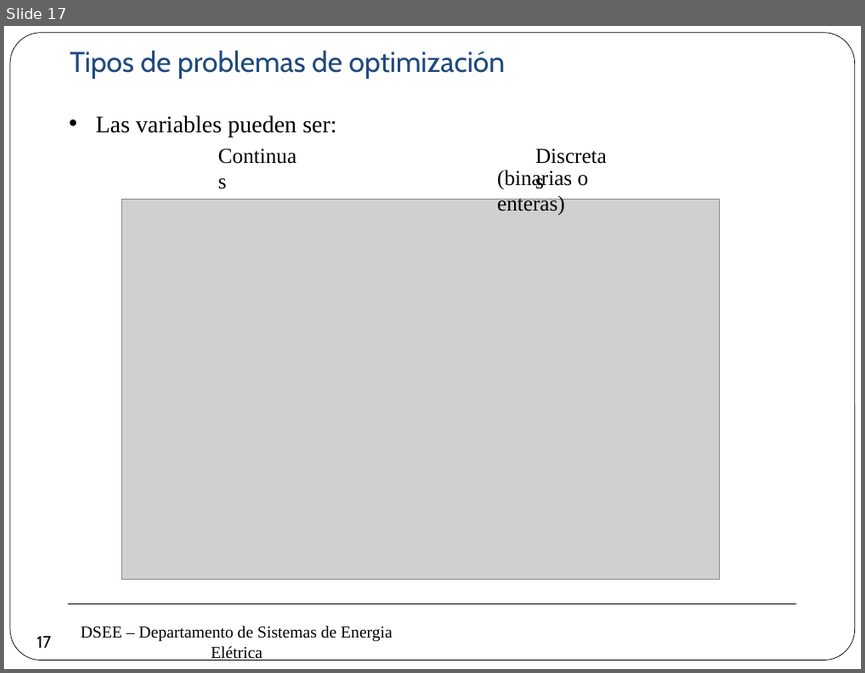
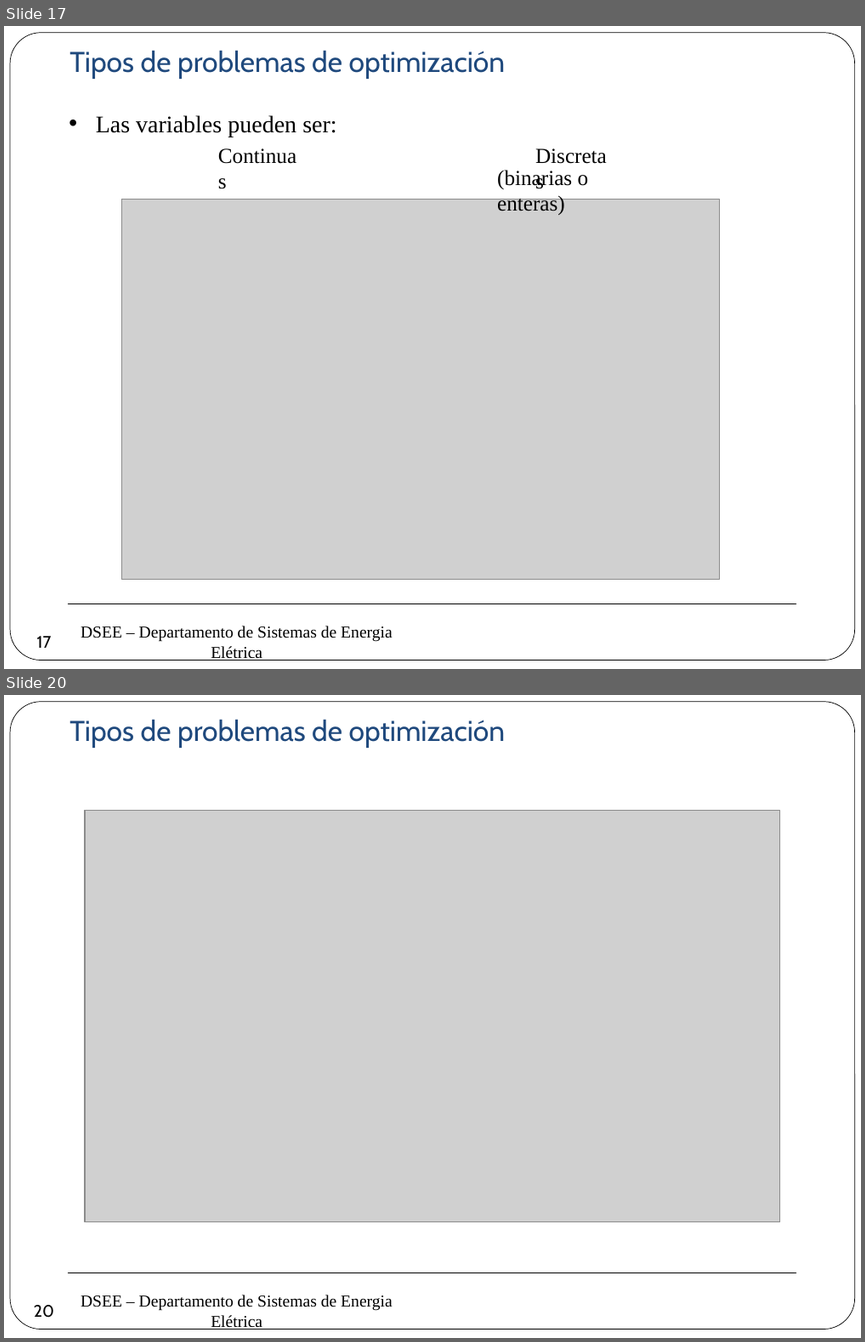
Before and after one commit to erikfilias/Power-Systems-Optimization-using-Julia-Language, a slide deck: 1. Lectures/Introducción a la Optimización aplicada a Sistemas de Energía Eléctrica/Dia 1/2. Modelamiento & Optimizaciónv2.pptx. Shown one above the other, each under a label of ours: slide 17 before the commit, slides 17 and 20 after it; the slides between them are not shown. The pictures are 865x673 and 865x1342 pixels, drawn with LibreOffice and Linux fonts; fonts in the diff are those of the drawing; grey boxes stand for pictures; background and template pictures are left out. Boxes give left, top, right and bottom in pixels: in the first picture for what was removed or moved away, otherwise in the second. Text is boxed around its words. In the diff, an @@ line names an element or a change of style, - is before the commit and + after.

```diff
--- a/1. Lectures/Introducción a la Optimización aplicada a Sistemas de Energía Eléctrica/Dia 1/2. Modelamiento & Optimizaciónv2.pptx
+++ b/1. Lectures/Introducción a la Optimización aplicada a Sistemas de Energía Eléctrica/Dia 1/2. Modelamiento & Optimizaciónv2.pptx
@@ slide 20 added at (4, 695, 861, 1338), background #FFFFFF; not listed: 3 template elements that a slide beside it also shows @@
@@ text added at (69, 719, 506, 748), 24 pt, text #1F497D @@
+Tipos de problemas de optimización
@@ picture added at (85, 811, 779, 1222) @@
@@ page number added at (28, 1294, 61, 1327), 14 pt, text #000000 @@
+20
```
Also in this commit, not shown: 2 slides changed, 3 other slides added.
